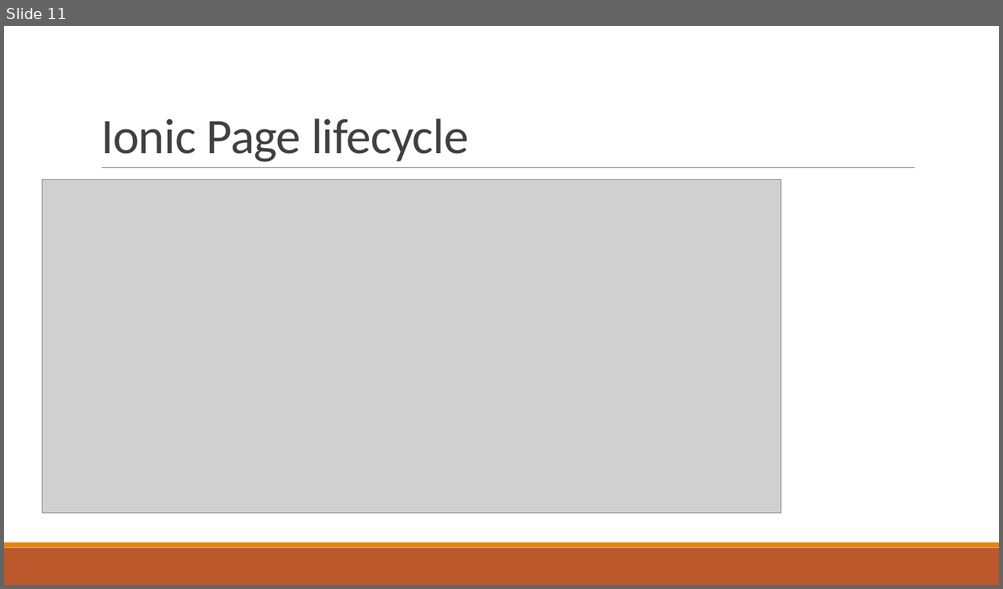
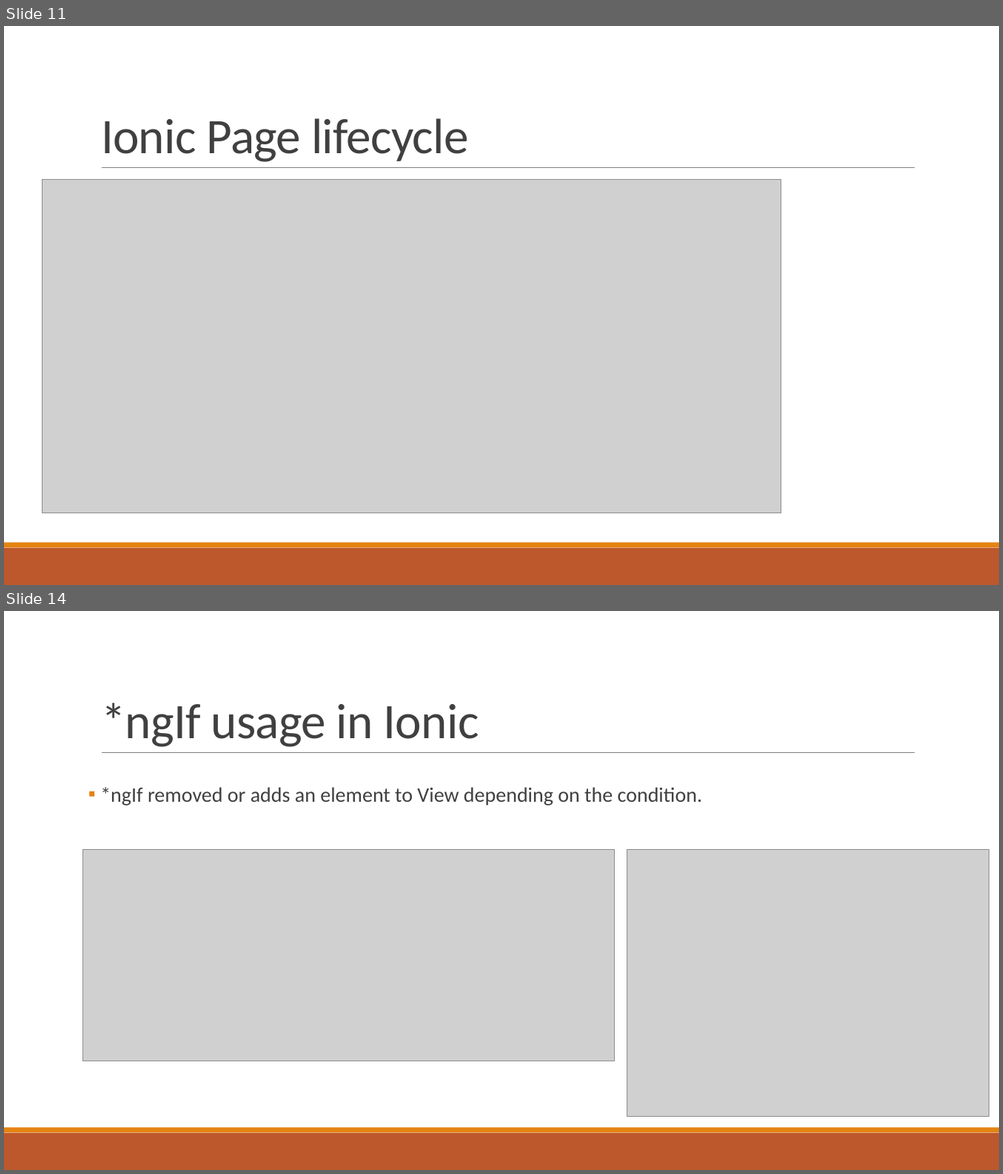
Before and after one commit to alamgirqazi/mobile-application-development-course, a slide deck: lecture 5/Lecture 5 - Mobile Application Development.pptx. Shown one above the other, each under a label of ours: slide 11 before the commit, slides 11 and 14 after it; the slides between them are not shown. The pictures are 1003x589 and 1003x1174 pixels, drawn with LibreOffice and Linux fonts; fonts in the diff are those of the drawing; grey boxes stand for pictures. Boxes give left, top, right and bottom in pixels: in the first picture for what was removed or moved away, otherwise in the second. Text is boxed around its words. In the diff, an @@ line names an element or a change of style, - is before the commit and + after.

```diff
--- a/lecture 5/Lecture 5 - Mobile Application Development.pptx
+++ b/lecture 5/Lecture 5 - Mobile Application Development.pptx
@@ slide 14 added at [4,611,999,1170], background #FFFFFF; not listed: 3 template elements that a slide beside it also shows @@
@@ title added at [101,703,479,747], 48 pt, text #404040 @@
+*ngIf usage in Ionic
@@ text added at [100,787,702,806], 20 pt, text #404040 @@
+▪ *ngIf removed or adds an element to View depending on the condition.
@@ picture added at [83,850,614,1061] @@
@@ picture added at [627,850,989,1117] @@
```
Also in this commit, not shown: 3 other slides added, 3 other files.
